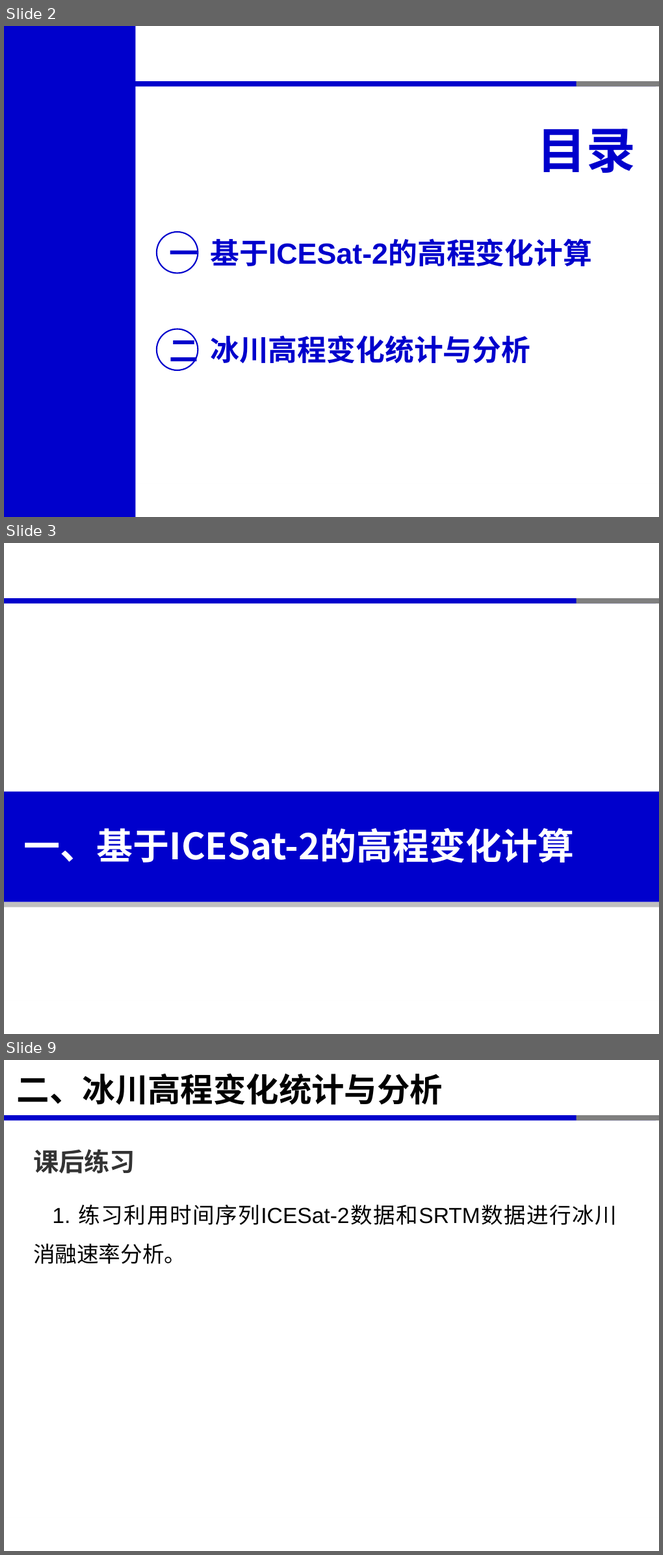
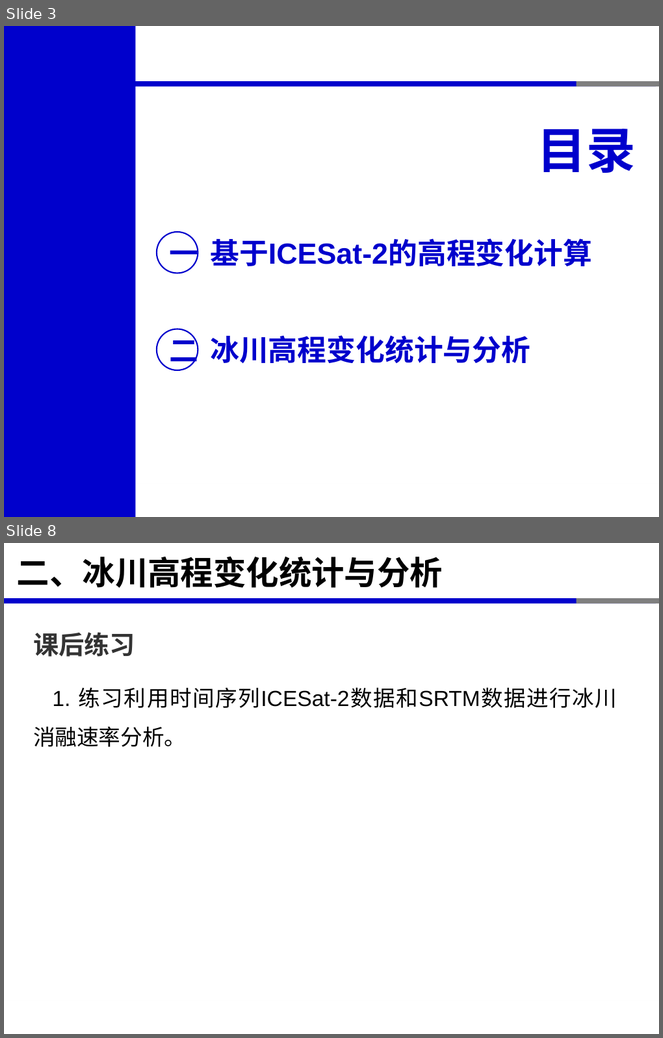
Before and after one commit to xinluo2018/satellite-altimetry-course, a slide deck: 第5章-星载激光测高应用-12学时/第6节-ICESat-2数据冰川高程变化分析-2学时.pptx. Shown one above the other, each under a label of ours: slides 2, 3 and 9 before the commit, slides 3 and 8 after it; the slides between them are not shown. The pictures are 663x1555 and 663x1038 pixels, drawn with LibreOffice and Linux fonts; fonts in the diff are those of the drawing. Boxes give left, top, right and bottom in pixels: in the first picture for what was removed or moved away, otherwise in the second. Text is boxed around its words. In the diff, an @@ line names an element or a change of style, - is before the commit and + after.

```diff
--- a/第5章-星载激光测高应用-12学时/第6节-ICESat-2数据冰川高程变化分析-2学时.pptx
+++ b/第5章-星载激光测高应用-12学时/第6节-ICESat-2数据冰川高程变化分析-2学时.pptx
@@ slide 3 removed at bbox=[4, 543, 659, 1034], background #FFFFFF; not listed: 3 template elements that a slide beside it also shows @@
@@ rectangle removed at bbox=[4, 792, 659, 902] @@
@@ text removed at bbox=[24, 828, 575, 863] @@
-一、基于ICESat-2的高程变化计算
@@ rectangle removed at bbox=[4, 902, 659, 907] @@
@@ what was slide 2 is now slide 3 @@
@@ what was slide 9 is now slide 8 @@
```
Also in this commit, not shown: 4 slides changed, 1 slide added, 1 other slide removed, 12 other files.
